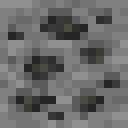
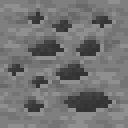
Layered file, before and after one edit (128px x 128px). Changes by layer:
added layer "Layer 2" above "Pattern Fill 1" over [8, 12, 112, 112]
renamed "Original" to "Layer 1", painted on it over [0, 0, 128, 128]
